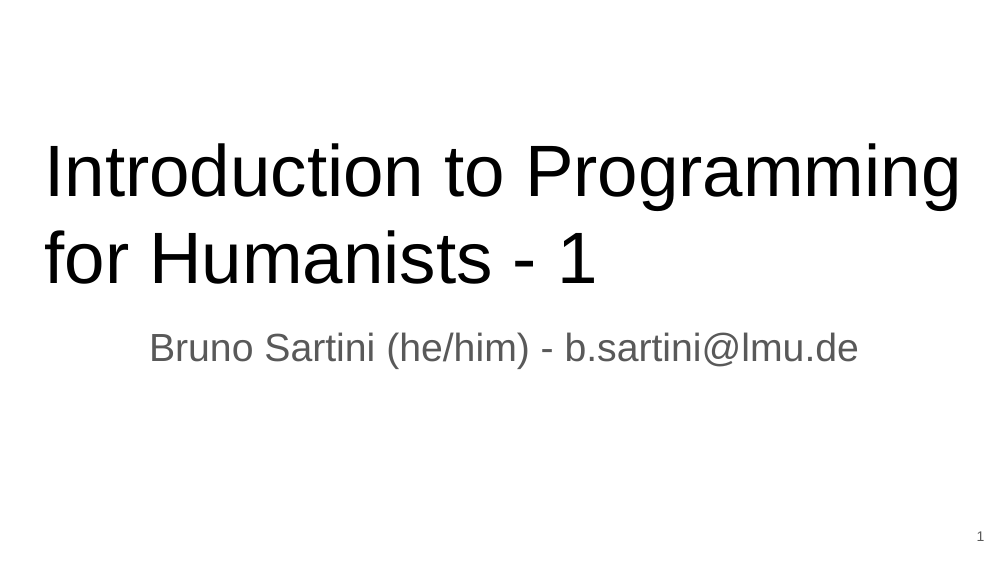
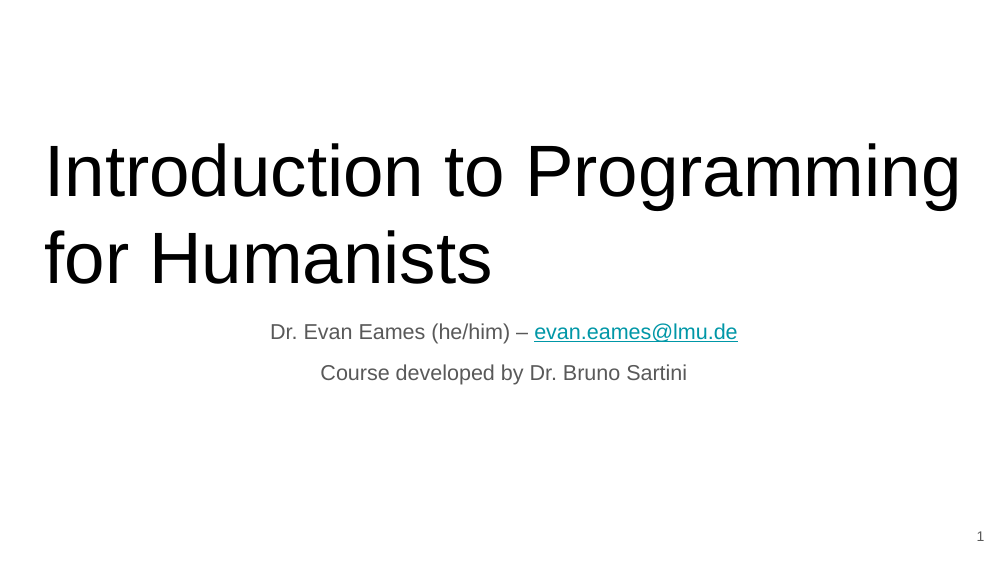
Before and after one commit to EvanEames/IPFH2526, a slide deck: slide 1 of week1/First Class.pptx. Drawn at 1008x567 pixels with LibreOffice and Linux fonts; fonts in the diff are those of the drawing. Boxes give left, top, right and bottom in pixels: in the first picture for what was removed or moved away, otherwise in the second. Text is boxed around its words. In the diff, an @@ line names an element or a change of style, - is before the commit and + after.

```diff
--- a/week1/First Class.pptx
+++ b/week1/First Class.pptx
@@ title at bbox=[44, 143, 961, 284]: text changed @@
-Introduction to Programming for Humanists - 1
+Introduction to Programming for Humanists
@@ subtitle at bbox=[270, 323, 737, 385]: text changed; size 28 to 15.4 pt @@
-Bruno Sartini (he/him) - b.sartini@lmu.de
+Dr. Evan Eames (he/him) – evan.eames@lmu.de
+Course developed by Dr. Bruno Sartini
```
Also in this commit, not shown: 14 other slides changed, 22 slides removed, 3 other files.
